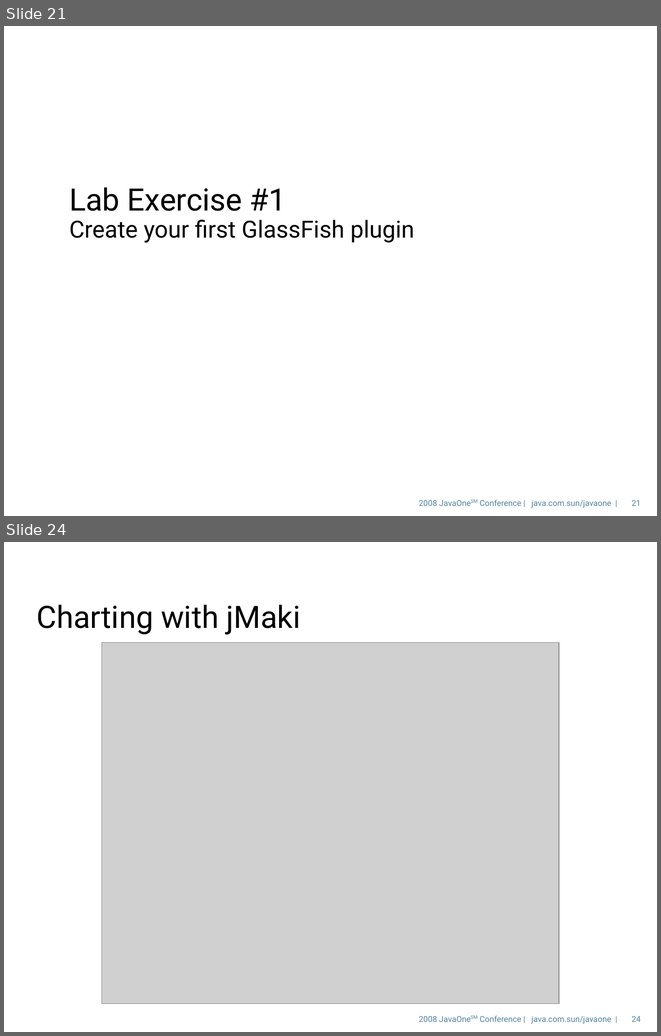
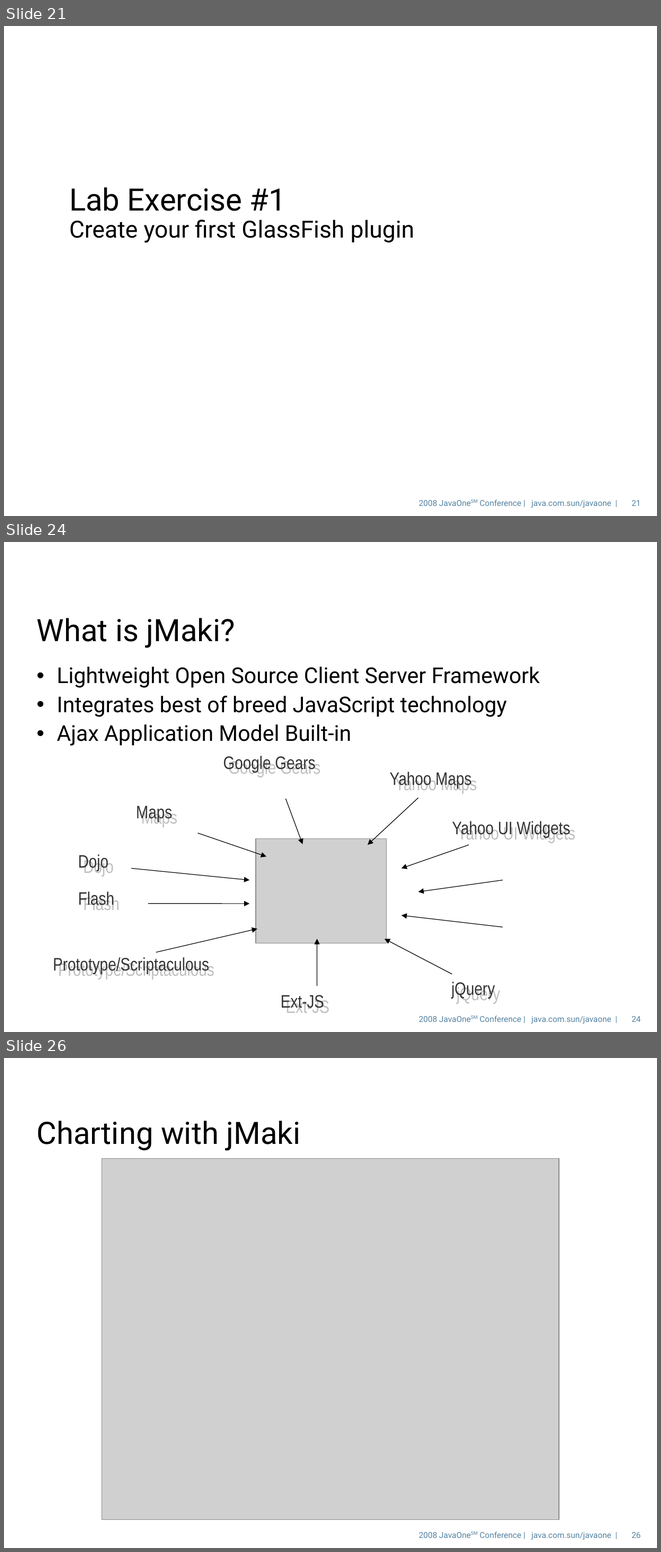
Before and after one commit to javaee/glassfish, a slide deck: v3/admingui/j1plugin/gfplugin/4520_gfplugin.odp. Shown one above the other, each under a label of ours: slides 21 and 24 before the commit, slides 21, 24 and 26 after it; the slides between them are not shown. The pictures are 661x1036 and 661x1552 pixels, drawn with LibreOffice and Linux fonts; fonts in the diff are those of the drawing; grey boxes stand for pictures; background and template pictures are left out. Boxes give left, top, right and bottom in pixels: in the first picture for what was removed or moved away, otherwise in the second. Text is boxed around its words. In the diff, an @@ line names an element or a change of style, - is before the commit and + after.

```diff
--- a/v3/admingui/j1plugin/gfplugin/4520_gfplugin.odp
+++ b/v3/admingui/j1plugin/gfplugin/4520_gfplugin.odp
@@ slide 24 added at (4, 542, 657, 1032), background picture (left out); not listed: 2 template elements that a slide beside it also shows @@
@@ title added at (37, 618, 235, 648), 34 pt, text #000000 @@
+What is jMaki?
@@ text added at (57, 667, 540, 746), 24 pt, text #000000 @@
+• Lightweight Open Source Client Server Framework
+• Integrates best of breed JavaScript technology
+• Ajax Application Model Built-in
@@ text added at (228, 756, 315, 777), 19.9 pt, text #333333 @@
+Google Gears
@@ text added at (395, 772, 471, 790), 19.9 pt, text #333333 @@
+Yahoo Maps
@@ text added at (136, 805, 172, 822), 19.9 pt, text #333333 @@
+Maps
@@ arrow added from (285, 799) to (302, 844), #000000 0.71 pt @@
@@ arrow added from (418, 797) to (368, 844), #000000 0.71 pt @@
@@ text added at (457, 821, 570, 839), 19.9 pt, text #333333 @@
+Yahoo UI Widgets
@@ arrow added from (198, 832) to (266, 856), #000000 0.71 pt @@
@@ picture added at (256, 838, 387, 943) @@
@@ text added at (78, 854, 108, 871), 19.9 pt, text #333333 @@
+Dojo
@@ arrow added from (469, 844) to (402, 868), #000000 0.71 pt @@
@@ arrow added from (131, 868) to (249, 880), #000000 0.71 pt @@
@@ text added at (78, 891, 114, 908), 19.9 pt, text #333333 @@
+Flash
@@ arrow added from (503, 880) to (418, 891), #000000 0.71 pt @@
@@ arrow added from (148, 903) to (249, 903), #000000 0.71 pt @@
@@ arrow added from (503, 927) to (402, 915), #000000 0.71 pt @@
@@ arrow added from (156, 952) to (257, 928), #000000 0.71 pt @@
@@ arrow added from (317, 986) to (317, 938), #000000 0.71 pt @@
@@ arrow added from (452, 973) to (385, 938), #000000 0.71 pt @@
@@ text added at (53, 957, 209, 974), 19.9 pt, text #333333 @@
+Prototype/Scriptaculous
@@ text added at (451, 981, 495, 999), 19.9 pt, text #333333 @@
+jQuery
@@ text added at (281, 995, 324, 1011), 19.9 pt, text #333333 @@
+Ext-JS
@@ what was slide 24 is now slide 26 @@
@@ page number at (632, 1532, 641, 1538): text changed @@
-24
+26
```
Also in this commit, not shown: 16 slides changed, 1 other slide added, 1 slide removed.
